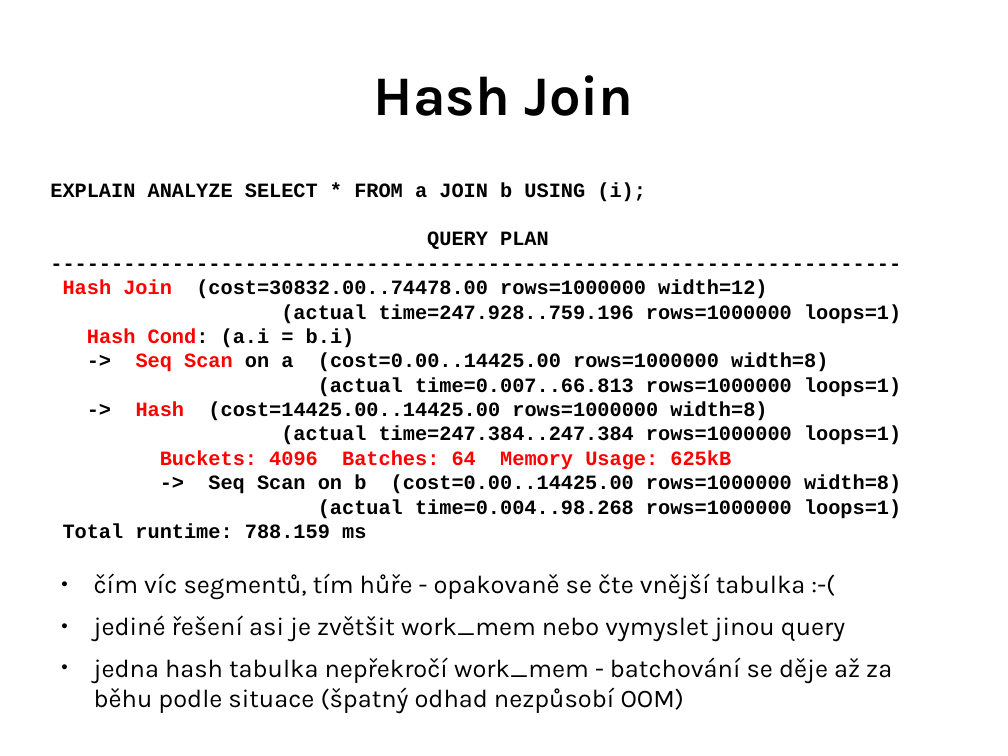
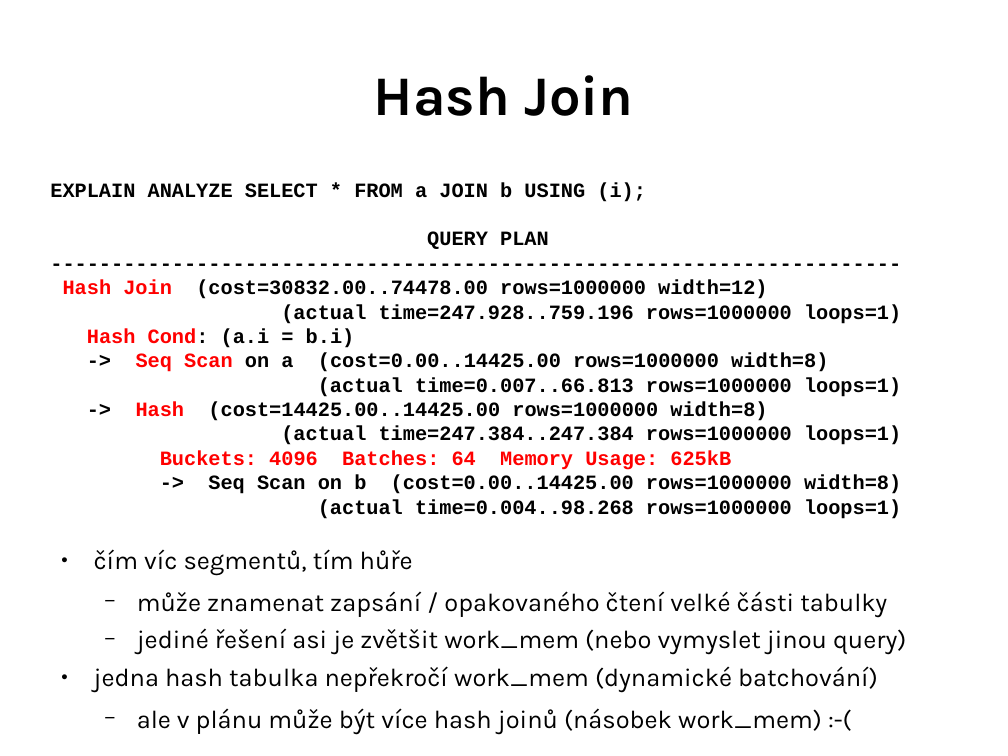
Before and after one commit to tvondra/explain_training, a slide deck: slide 56 of explain-training.odp. Drawn at 1008x756 pixels with LibreOffice and Linux fonts; fonts in the diff are those of the drawing. Boxes give left, top, right and bottom in pixels: in the first picture for what was removed or moved away, otherwise in the second. Text is boxed around its words. In the diff, an @@ line names an element or a change of style, - is before the commit and + after.

```diff
--- a/explain-training.odp
+++ b/explain-training.odp
@@ text at (94, 549, 906, 729): text changed @@
-Total runtime: 788.159 ms
-● čím víc segmentů, tím hůře - opakovaně se čte vnější tabulka :-(
-● jediné řešení asi je zvětšit work_mem nebo vymyslet jinou query
-● jedna hash tabulka nepřekročí work_mem - batchování se děje až za běhu podle situace (špatný odhad nezpůsobí OOM)
+● čím víc segmentů, tím hůře
+  − může znamenat zapsání / opakovaného čtení velké části tabulky
+  − jediné řešení asi je zvětšit work_mem (nebo vymyslet jinou query)
+● jedna hash tabulka nepřekročí work_mem (dynamické batchování)
+  − ale v plánu může být více hash joinů (násobek work_mem) :-(
```
Also in this commit, not shown: 2 other slides changed, 1 slide added, 2 other files.
